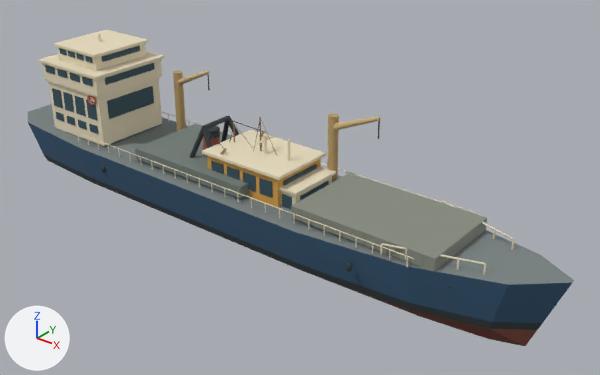
The glTF model public/models/harbor-fleet.glb, before and after one commit.
Before and after are seen from a 50 mm camera at (44.6, -49.3, 34.7) aimed at (3.8, 1.7, 3.0). Every picture has the same lights, and +X, +Y and +Z are marked at lower left. The older version comes first. Where no turn or scale is listed for an object, it has been applied to the vertices.

The scene before the commit, as lines of its bpy script (objects in view):
```python
me_mesh_1 = bpy.data.meshes.new('Mesh_1')
me_mesh_1.from_pydata(...)  # 2224 vertices, 4148 faces; spans x -10.0..10.0, y -3.2..3.2, z -1.5..8.1
me_mesh_1.materials.append(mat_material_0)
me_mesh_2 = bpy.data.meshes.new('Mesh_2')
me_mesh_2.from_pydata(...)  # 3460 vertices, 6644 faces; spans x -12.0..12.0, y -4.5..4.5, z -1.8..8.0
me_mesh_2.materials.append(mat_material_0)
me_mesh_3 = bpy.data.meshes.new('Mesh_3')
me_mesh_3.from_pydata(...)  # 3651 vertices, 6540 faces; spans x -29.0..29.0, y -5.2..5.2, z -2.8..13.0
me_mesh_3.materials.append(mat_material_0)
ob_freighter = bpy.data.objects.new('Freighter', me_mesh_3)
ob_freighter.location = (0.0, 0.0, 0.0)
ob_trawler = bpy.data.objects.new('Trawler', me_mesh_1)
ob_trawler.location = (0.0, 0.0, 0.0)
ob_tug = bpy.data.objects.new('Tug', me_mesh_2)
ob_tug.location = (0.0, 0.0, 0.0)
```
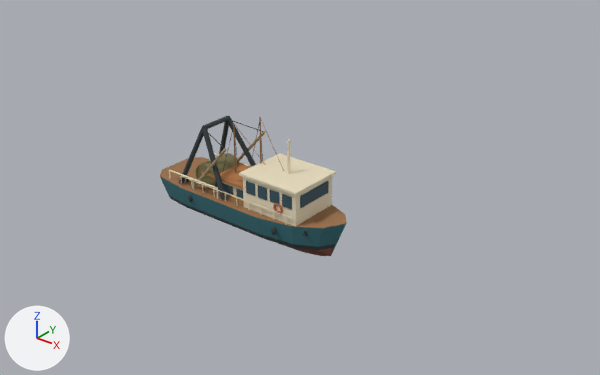
The edits, one by one:
Object 'Tug' (ob_tug) is deleted.
Object 'Freighter' (ob_freighter) is deleted.

Location of each change, [x1, y1, x2, y2] in pixels of the pictures (600 x 375 px):
'Freighter', deleted
    before: [28, 29, 574, 346]
'Tug', deleted (beige)
    before: [202, 126, 326, 207]
'Trawler', unchanged, uncovered by the edit
    before: [189, 116, 336, 209]
    after: [160, 116, 347, 256]
